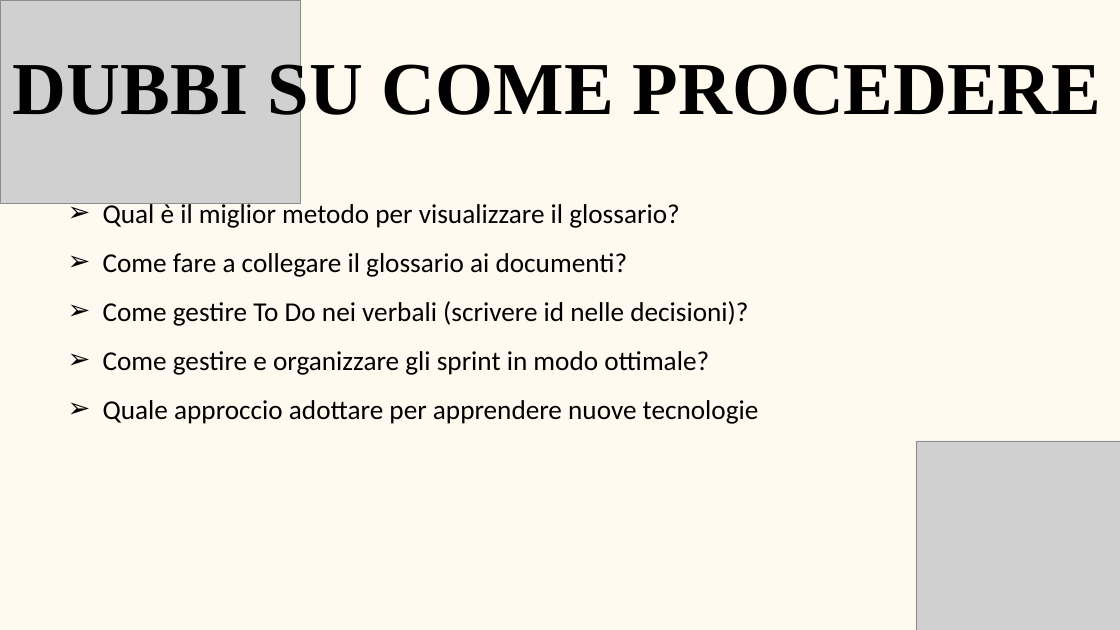
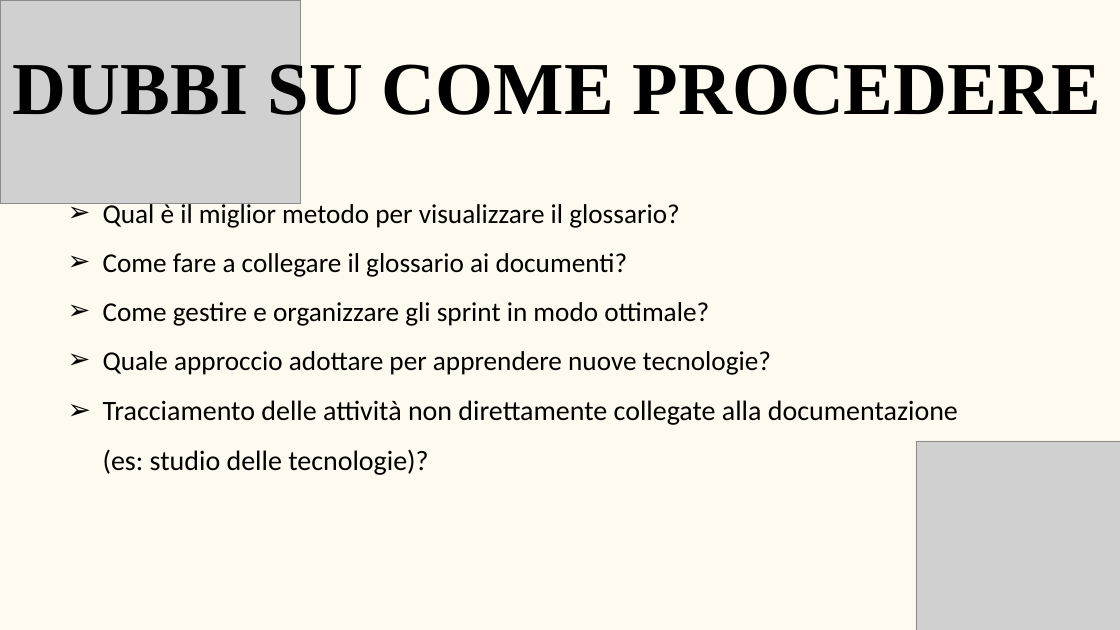
Before and after one commit to BugBustersUnipd/DocumentazioneSWE, a slide deck: slide 3 of DIARIO DI BORDO/DB-10-11-25.pptx. Drawn at 1120x630 pixels with LibreOffice and Linux fonts; fonts in the diff are those of the drawing; grey boxes stand for pictures. Boxes give left, top, right and bottom in pixels: in the first picture for what was removed or moved away, otherwise in the second. Text is boxed around its words. In the diff, an @@ line names an element or a change of style, - is before the commit and + after.

```diff
--- a/DIARIO DI BORDO/DB-10-11-25.pptx
+++ b/DIARIO DI BORDO/DB-10-11-25.pptx
@@ text at [103,301,748,326]: paragraph removed @@
-  ➢ Come gestire To Do nei verbali (scrivere id nelle decisioni)?
@@ text at [103,351,958,475]: text changed; size 35 to 36 pt @@
-  ➢ Quale approccio adottare per apprendere nuove tecnologie
+  ➢ Quale approccio adottare per apprendere nuove tecnologie?
+  ➢ Tracciamento delle attività non direttamente collegate alla documentazione (es: studio delle tecnologie)?
```
Also in this commit, not shown: 1 other slide changed, 3 other files.
